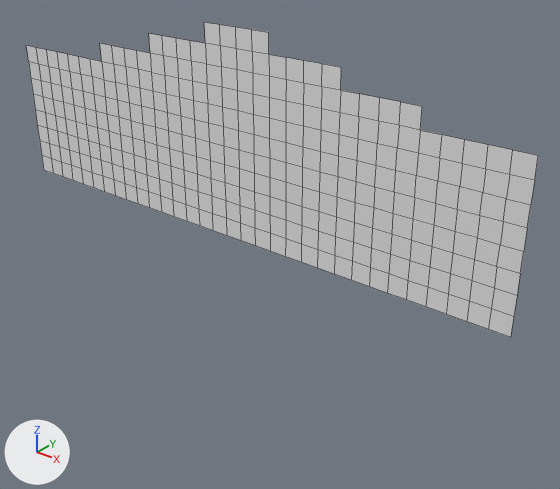
Renders of the OBJ model MardukGame/Assets/Tiled2Unity/Meshes/levelChunk3.obj from each side of a commit.
Both versions are drawn from a 50 mm lens placed at (-3667.0, -1764.0, -726.0), pointed at (-5130.0, 64.0, -1859.0). Every picture has the same lights, and +X, +Y and +Z are marked at lower left. Mesh edges are drawn as thin lines. Where no turn or scale is listed for an object, it has been applied to the vertices.

The first picture shows 'levelChunk3'.
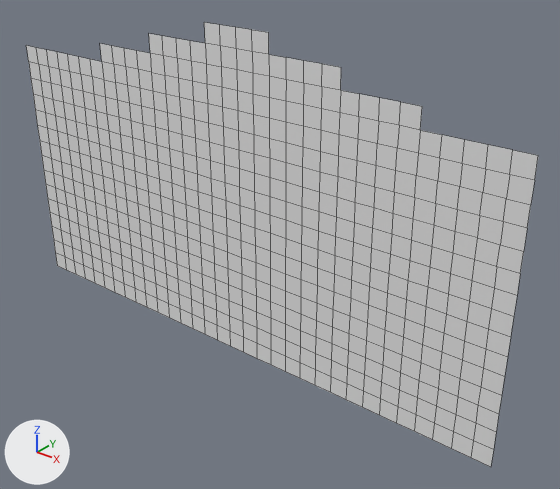
Diff of the bpy script that builds the scene:
```diff
--- a/MardukGame/Assets/Tiled2Unity/Meshes/levelChunk3.obj.py
+++ b/MardukGame/Assets/Tiled2Unity/Meshes/levelChunk3.obj.py
@@ me_levelchunk3 @@
 # used by ob_levelchunk3; location = (0.0, 0.0, 0.0)
-me_levelchunk3.from_pydata(...)  # 336 vertices, 292 faces; spans x -6336.0..-4288.0, y 0.0, z -1856.0..-1152.0
+me_levelchunk3.from_pydata(...)  # 567 vertices, 516 faces; spans x -6336.0..-4288.0, y 0.0, z -2304.0..-1152.0
+# me_levelchunk3 part 1
+# 33 new vertices lie (0.0, 0.0, -64.0) away from vertices in x -6336.0..-4288.0, y 0.0, z -1856.0
+# 33 new vertices lie (0.0, 0.0, -64.0) away from vertices in x -6336.0..-4288.0, y 0.0, z -1920.0
+# 33 new vertices lie (0.0, 0.0, -64.0) away from vertices in x -6336.0..-4288.0, y 0.0, z -1984.0
+# 33 new vertices lie (0.0, 0.0, -64.0) away from vertices in x -6336.0..-4288.0, y 0.0, z -2048.0
+# 33 new vertices lie (0.0, 0.0, -64.0) away from vertices in x -6336.0..-4288.0, y 0.0, z -2112.0
+# 33 new vertices lie (0.0, 0.0, -64.0) away from vertices in x -6336.0..-4288.0, y 0.0, z -2176.0
+# 33 new vertices lie (0.0, 0.0, -64.0) away from vertices in x -6336.0..-4288.0, y 0.0, z -2240.0
+# 224 new faces join them
```

What differs and where, as boxes [x1, y1, x2, y2] in the pictures (560 x 489 px):
'levelChunk3', reshaped (41% taller)
    before: [26, 22, 538, 337]
    after: [26, 22, 538, 467]
part 1 of me_levelchunk3, added
    after: [44, 170, 511, 467]
